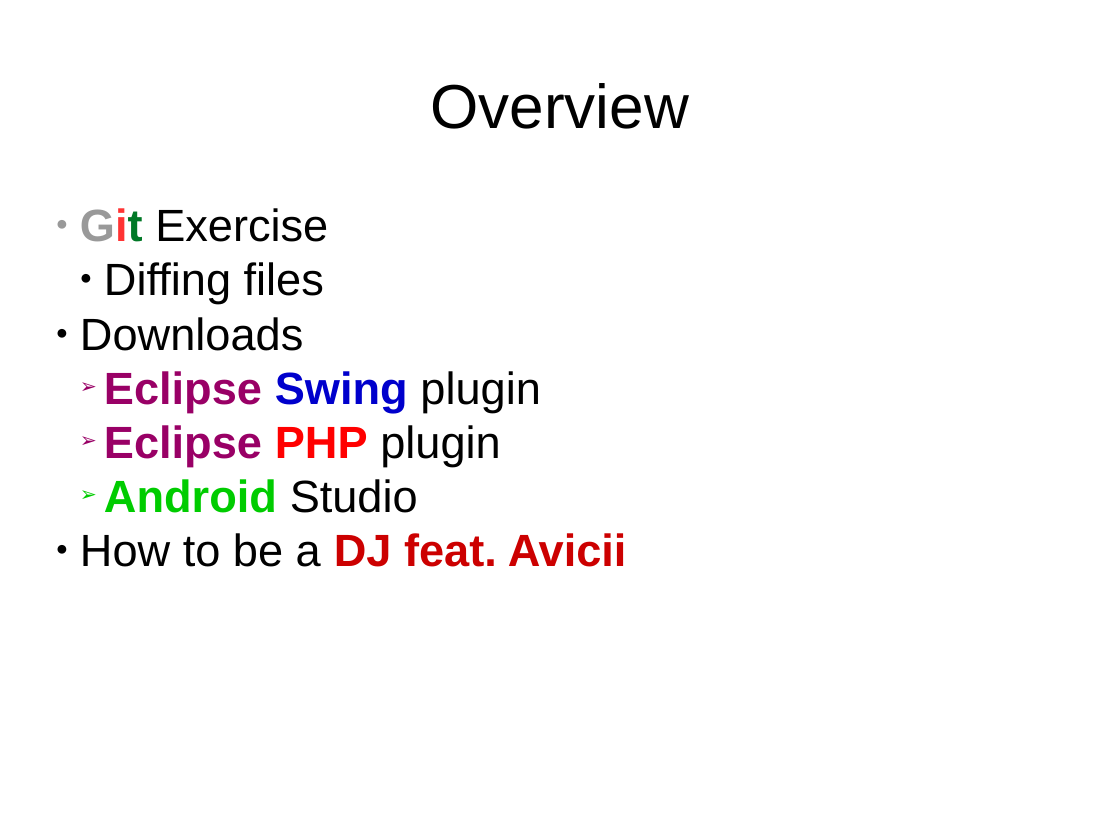
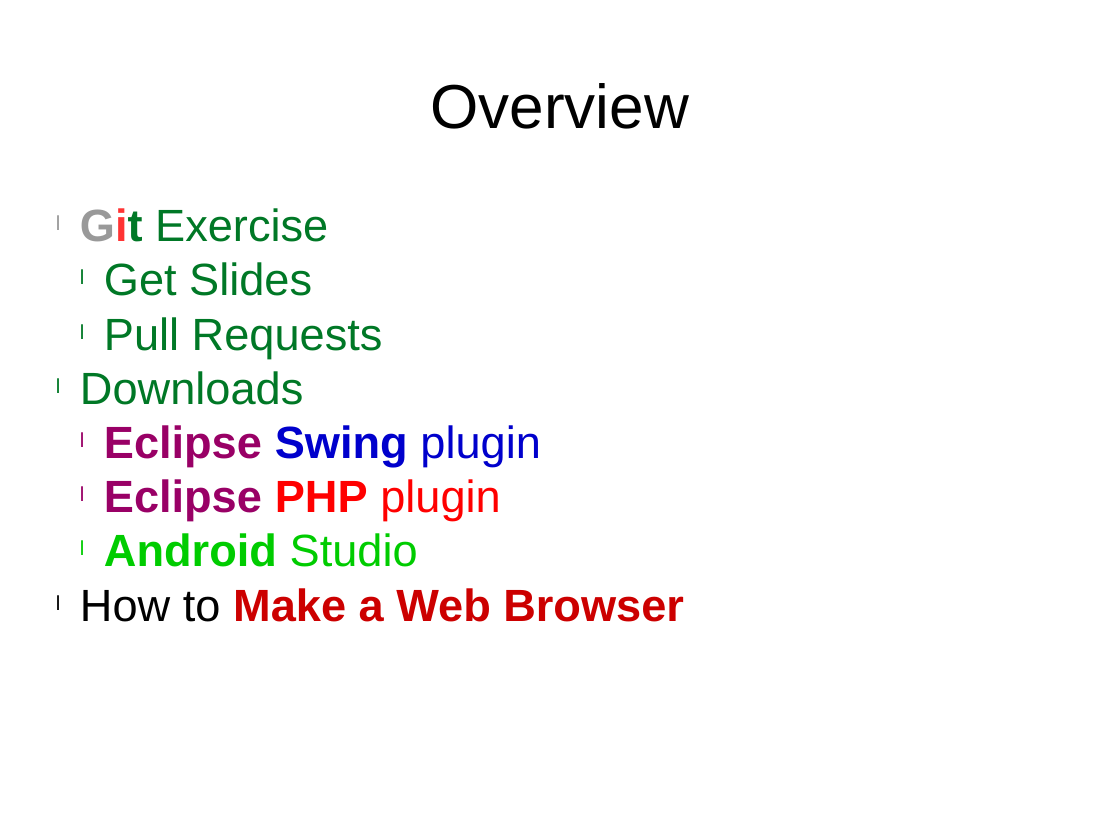
Before and after one commit to shabbir-hussain/ecse321tutF15, a slide deck: slide 2 of 02 - Setting up your computer cont.pptx. Drawn at 1120x840 pixels with LibreOffice and Linux fonts; fonts in the diff are those of the drawing. Boxes give left, top, right and bottom in pixels: in the first picture for what was removed or moved away, otherwise in the second. Text is boxed around its words. In the diff, an @@ line names an element or a change of style, - is before the commit and + after.

```diff
--- a/02 - Setting up your computer cont.pptx
+++ b/02 - Setting up your computer cont.pptx
@@ text at bbox=[80, 208, 540, 567]: text colour #000000 to #007826 in "Exercise", "Downloads"; text colour #000000 to #0000CC, text colour #000000 to #FF0000 in "plugin"; text colour #000000 to #00CC00 in "Studio"; bullet ● to l; bullet ➢ to l @@
@@ text at bbox=[104, 262, 383, 358]: text changed; text colour #000000 to #007826 @@
-  ● Diffing files
+  l Get Slides
+  l Pull Requests
@@ text at bbox=[80, 588, 684, 622]: text changed @@
-● How to be a DJ feat. Avicii
+l How to Make a Web Browser
```
Also in this commit, not shown: 1 other slide changed, 6 slides added, 16 other files.
